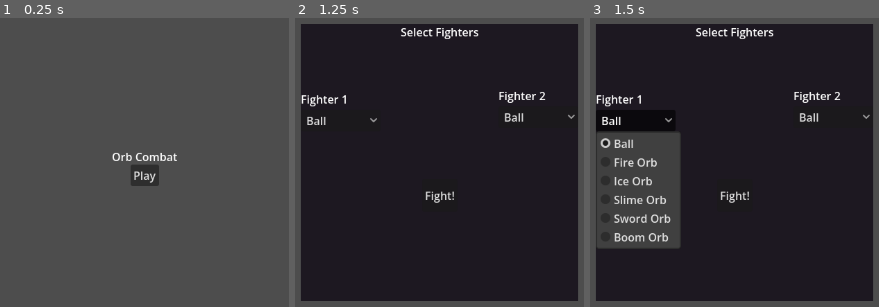
Above: before the commit, frames 1-3 (left to right).
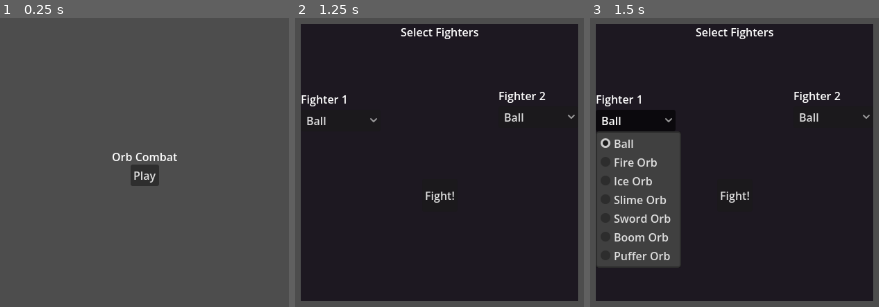
Above: after the commit, the same moments.

Repository: Cascachu/OrbCombat
Game: Godot game, scene res://main_menu.tscn
Same seed, same stepped clock (60 frames per second), same inputs: the game is played once before the commit and once after it.
Inputs:
- Up to frame 1 (0.25 s): no input
- Up to frame 2 (1.25 s): click "Play" at 0.5 s
- Up to frame 3 (1.5 s): click "Ball" at 1.25 s

Frames 1-2 are identical in both runs. In frame 3, 1.7% of the frame differs, in the area x 2-32%, y 79-87%.

Commit message:
fix: puff cooldown
added a missing check for the cooldown of the puffing ability of puffer orb + added puffer orb to fighter selection

Diff:
--- a/Fighters/puffer_orb.gd
+++ b/Fighters/puffer_orb.gd
@@ -19,7 +19,7 @@
 	normal_damage = damage
 
 func use_ability(target):
-	if !puffed:
+	if !puffed and cooldown_timer<=0:
 		puff()
 	else:
 		pass
--- a/fighter_select.gd
+++ b/fighter_select.gd
@@ -7,6 +7,7 @@
 	"Slime Orb": "res://Fighters/slime_orb.tscn",
 	"Sword Orb": "res://Fighters/sword_orb.tscn",
 	"Boom Orb": "res://Fighters/boom_orb.tscn",
+	"Puffer Orb": "res://Fighters/puffer_orb.tscn",
 }
 
 @onready var fighter_one_select = $"Fighter 1/OptionButton"
